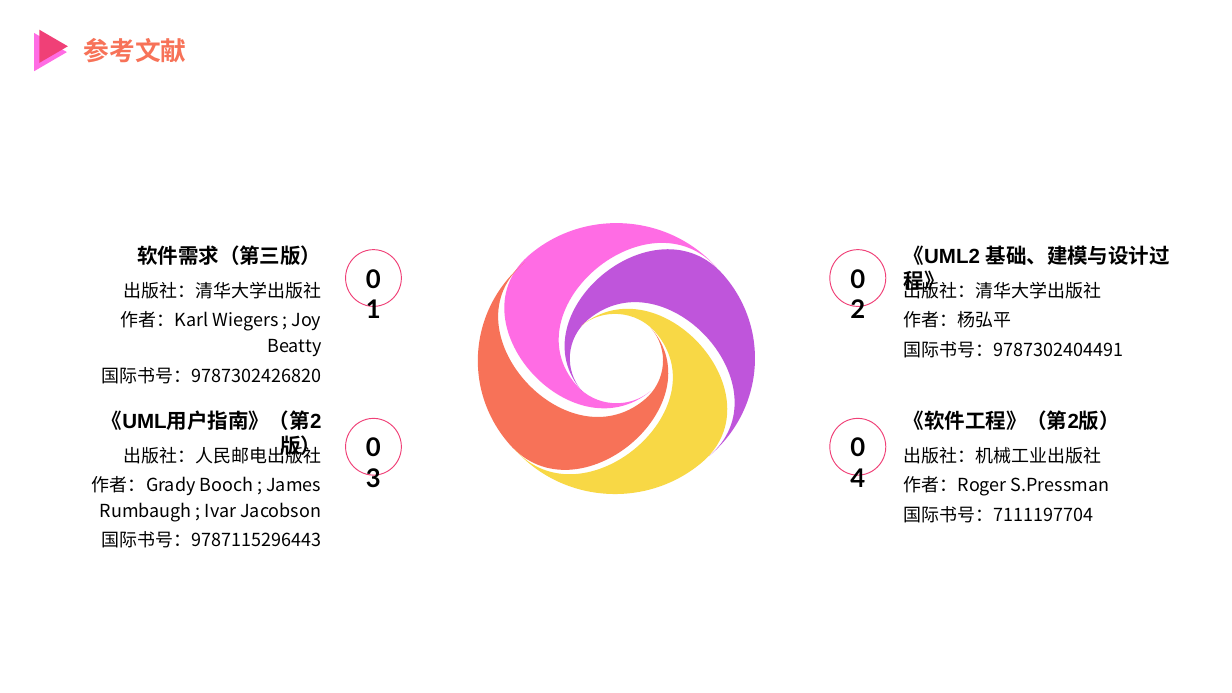
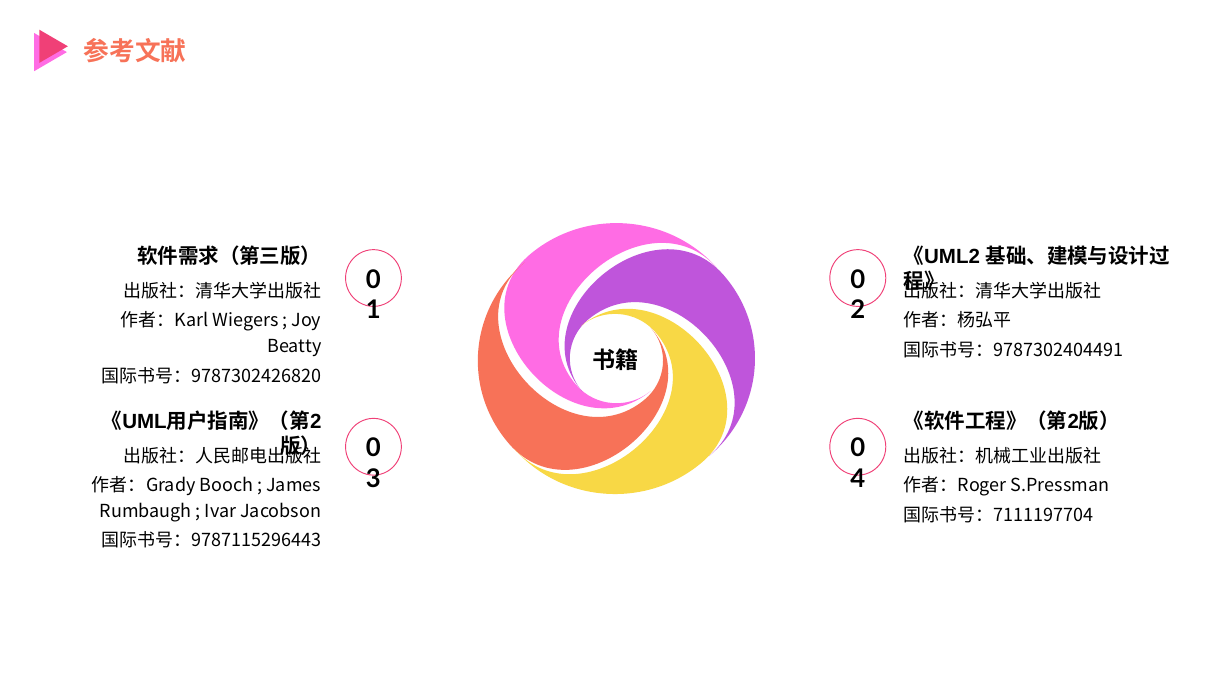
Before and after one commit to MrBlackry/SE-Education-Assistant-System, a slide deck: slide 57 of 非受控文档/陈铭阳/PRD2018-G12-UML概述PPT.pptx. Drawn at 1232x693 pixels with LibreOffice and Linux fonts; fonts in the diff are those of the drawing. Boxes give left, top, right and bottom in pixels: in the first picture for what was removed or moved away, otherwise in the second. Text is boxed around its words. In the diff, an @@ line names an element or a change of style, - is before the commit and + after.

```diff
--- a/非受控文档/陈铭阳/PRD2018-G12-UML概述PPT.pptx
+++ b/非受控文档/陈铭阳/PRD2018-G12-UML概述PPT.pptx
@@ text added at (592, 348, 638, 370), 18 pt, text #000000, bold @@
+书籍
```
Also in this commit, not shown: 1 other slide changed, 2 slides added.
